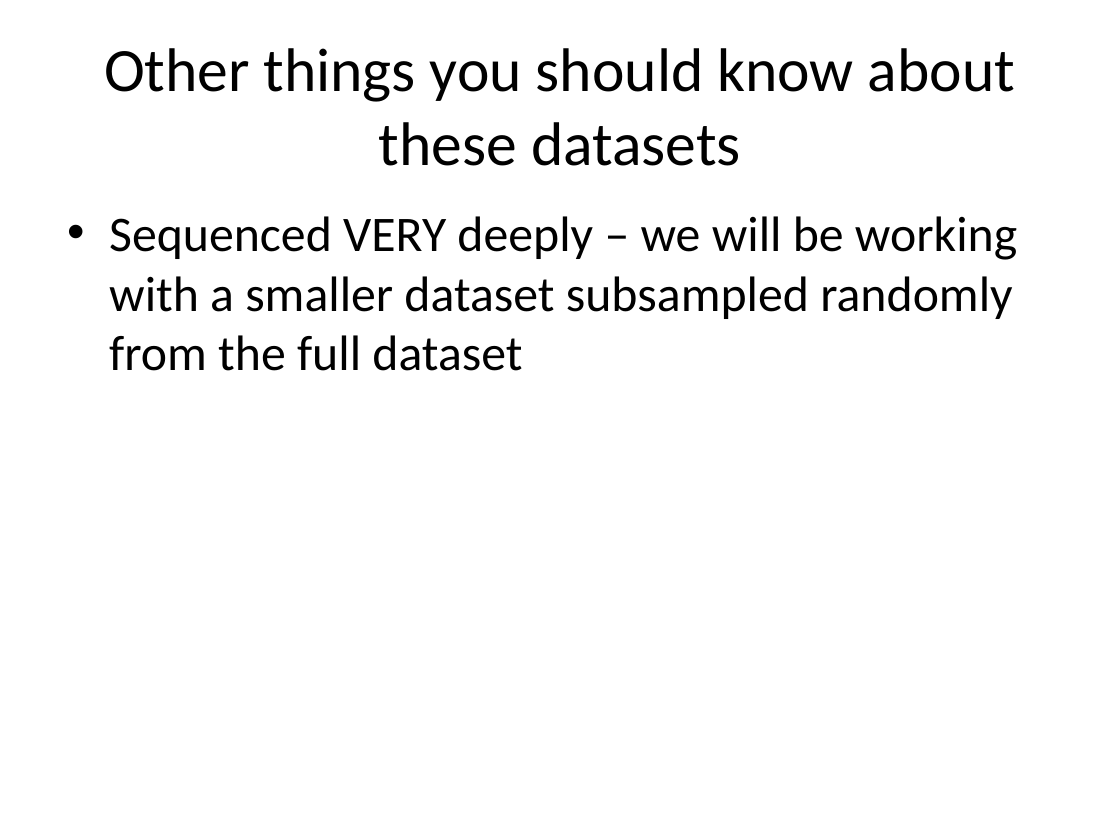
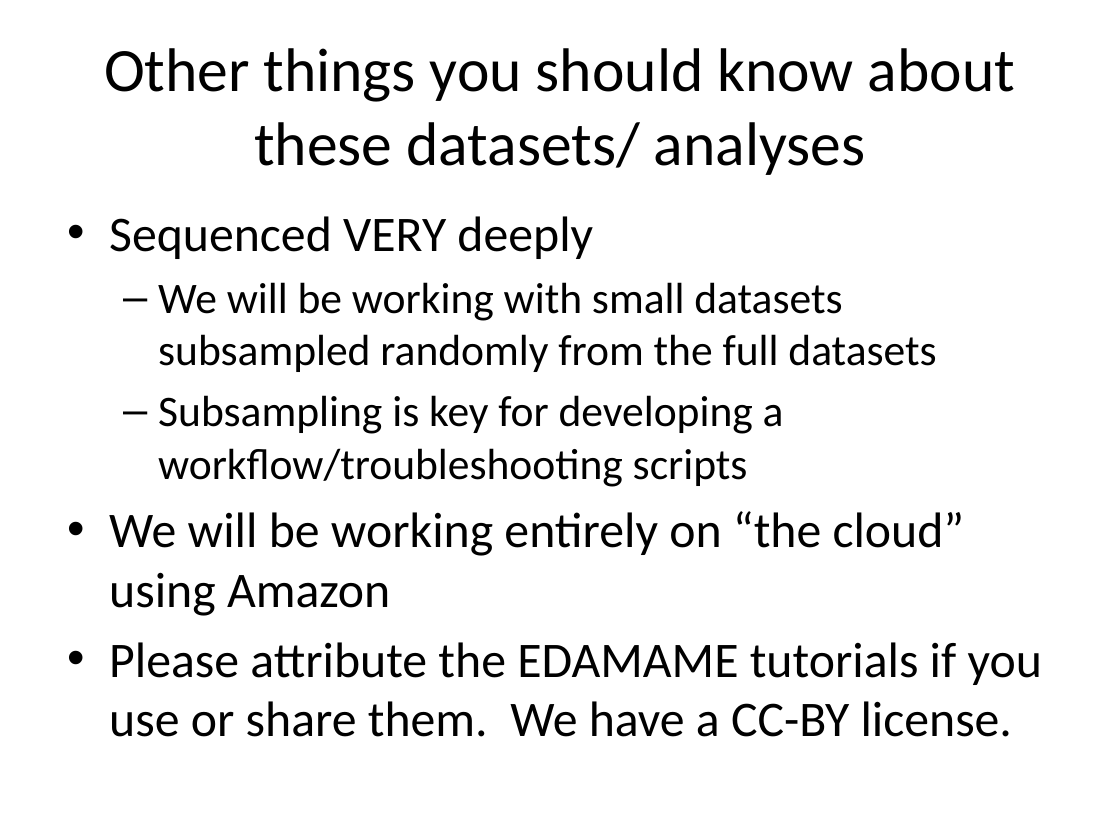
Before and after one commit to edamame-course/docs, a slide deck: slide 34 of extra/Presentations/2015-06-22-AM_Ashley_WelcomeLecture.pptx (slide 32 before the commit). Drawn at 1120x840 pixels with LibreOffice and Linux fonts; fonts in the diff are those of the drawing. Boxes give left, top, right and bottom in pixels: in the first picture for what was removed or moved away, otherwise in the second. Text is boxed around its words. In the diff, an @@ line names an element or a change of style, - is before the commit and + after.

Commit message:
lectures

```diff
--- a/extra/Presentations/2015-06-22-AM_Ashley_WelcomeLecture.pptx
+++ b/extra/Presentations/2015-06-22-AM_Ashley_WelcomeLecture.pptx
@@ title at (x1=104, y1=48, x2=1015, y2=175): text changed @@
-Other things you should know about these datasets
+Other things you should know about these datasets/ analyses
@@ text at (x1=109, y1=216, x2=1042, y2=737): text changed @@
-• Sequenced VERY deeply – we will be working with a smaller dataset subsampled randomly from the full dataset
+• Sequenced VERY deeply
+  – We will be working with small datasets subsampled randomly from the full datasets
+  – Subsampling is key for developing a workflow/troubleshooting scripts
+• We will be working entirely on “the cloud” using Amazon
+• Please attribute the EDAMAME tutorials if you use or share them. We have a CC-BY license.
```
Also in this commit, not shown: 13 other slides changed, 3 slides added, 1 slide removed, 1 other file.
